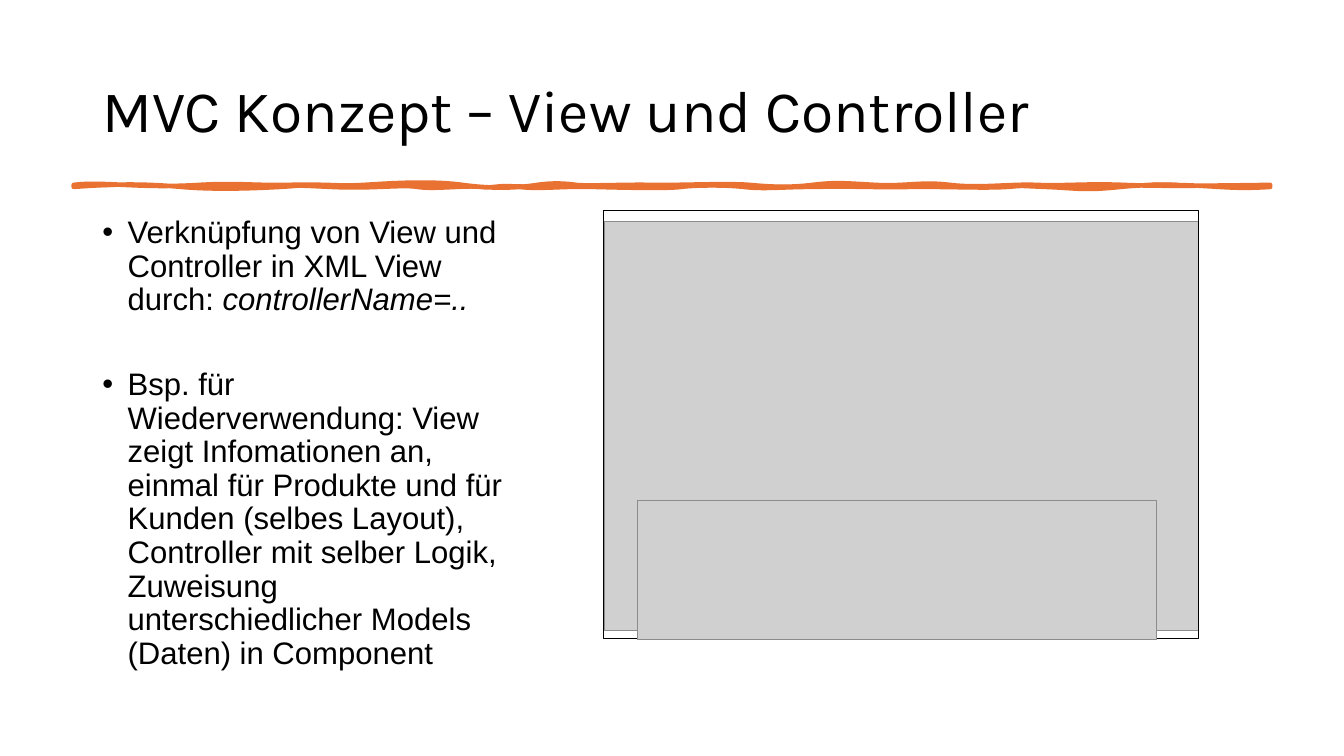
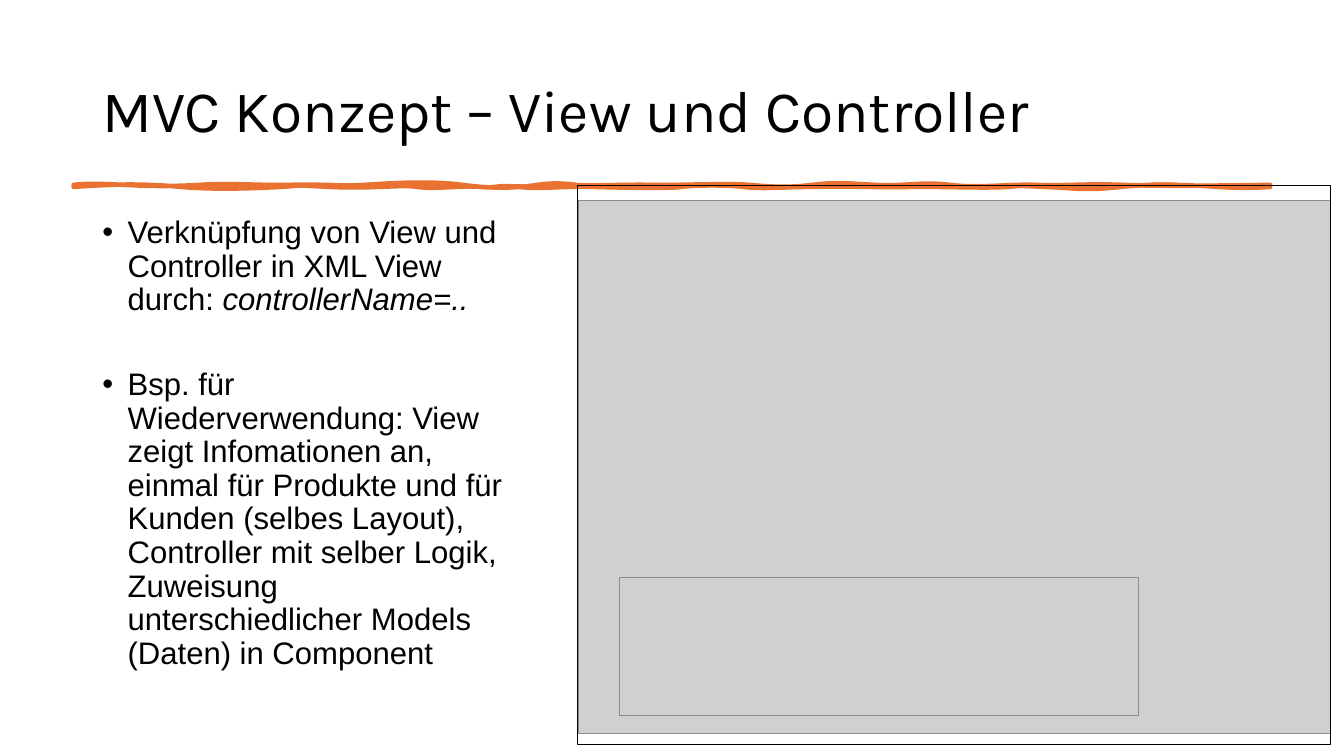
Before and after one commit to MatLange/SAPTraining, a slide deck: slide 42 of Tag01_SAPUI5-Fiori_DE.pptx. Drawn at 1344x756 pixels with LibreOffice and Linux fonts; fonts in the diff are those of the drawing; grey boxes stand for pictures. Boxes give left, top, right and bottom in pixels: in the first picture for what was removed or moved away, otherwise in the second. Text is boxed around its words. In the diff, an @@ line names an element or a change of style, - is before the commit and + after.

```diff
--- a/Tag01_SAPUI5-Fiori_DE.pptx
+++ b/Tag01_SAPUI5-Fiori_DE.pptx
@@ freeform shape resized from (x1=604, y1=211, x2=1200, y2=639) to (x1=578, y1=186, x2=1331, y2=745) @@
@@ picture resized from (x1=604, y1=222, x2=1198, y2=631) to (x1=579, y1=201, x2=1331, y2=735) @@
@@ picture moved from (x1=638, y1=500, x2=1157, y2=639) to (x1=619, y1=578, x2=1138, y2=717) @@
```
Also in this commit, not shown: 14 other slides changed, 2 other files.
